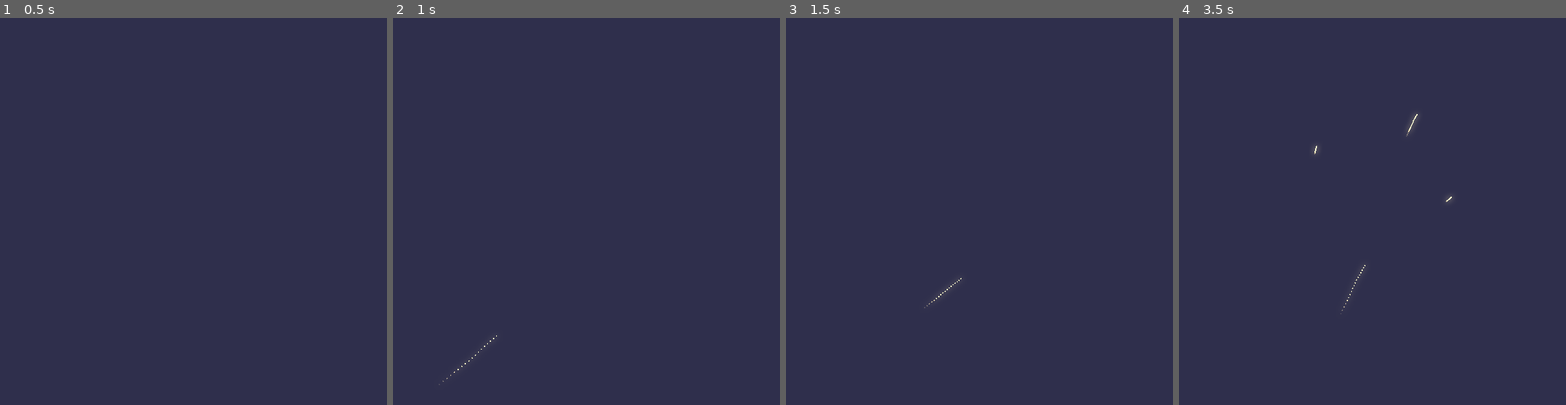
Above: before the commit, frames 1-4 (left to right).
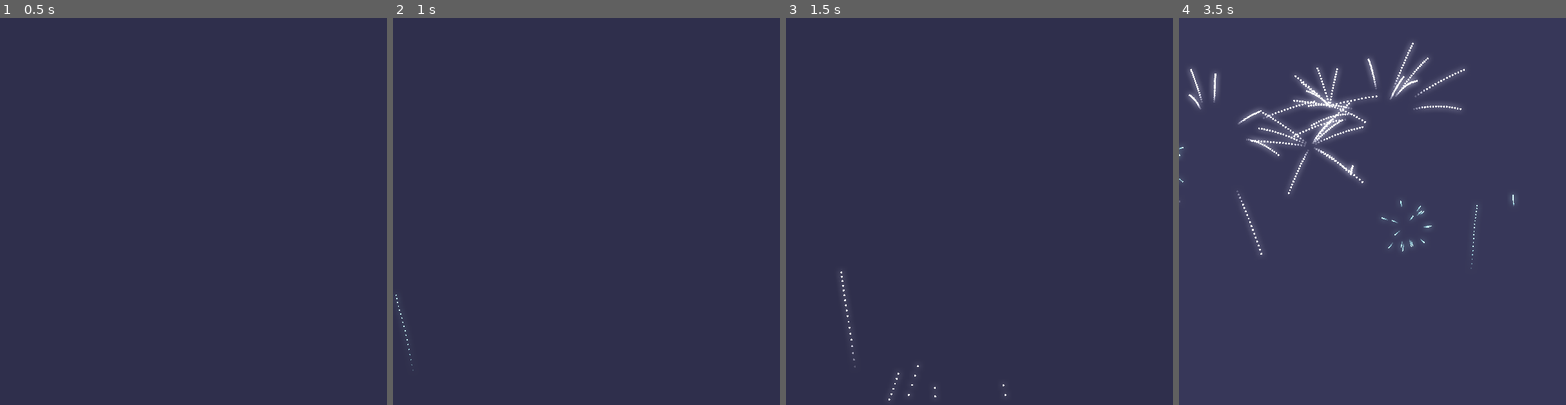
Above: after the commit, the same moments.

Repository: TripleCubes/AnimeSketch2023sSketchtoberDay19th
Game: Godot game, scene res://Scenes/main.tscn
Same seed, same stepped clock (60 frames per second), same inputs: the game is played once before the commit and once after it.
Inputs (mouse positions are in pixels of both pictures, inside the frame that each line leads up to):
- Up to frame 1 (0.5 s): no input
- Up to frame 2 (1 s): tap Enter at 0.5 s; move the mouse to (671, 192) at 0.52 s; click (671, 192) at 0.6 s
- Up to frame 3 (1.5 s): move the mouse to (902, 230) at 1.27 s; tap 2 (KEY_2) at 1.35 s
- Up to frame 4 (3.5 s): click (1295, 230) at 1.55 s; move the mouse to (1411, 126) at 2.02 s; click (1411, 126) at 2.1 s; move the mouse to (1353, 288) at 2.77 s; click (1353, 288) at 2.85 s

Frame 1 is identical in both runs. In frame 2, less than 0.1% of the frame differs, in the area x 0-27%, y 71-95%; in frame 3, less than 0.1%; in frame 4, 5.9%, in the area x 0-88%, y 6-77%.

Commit message:
Add dynamic firework launch

Diff:
--- /dev/null
+++ b/Fireworks/Scripts/Fireworks/dynamic_firework_launch.gd
@@ -0,0 +1,48 @@
+extends Node
+
+var _firework_type_list: = [
+	Firework_0,
+	Firework_1,
+	Firework_2,
+	Firework_3,
+]
+
+var _time_until_next_launch: float = 1
+
+func _process(_delta):
+	_time_until_next_launch -= _delta
+
+	if _time_until_next_launch < 0:
+		_time_until_next_launch = randf_range(3, 5)
+
+		var dice: = randf_range(0, 10)
+		if dice > 4:
+			_launch()
+		else:
+			_launch_mixed()
+
+func _launch() -> void:
+	var firework_type = _firework_type_list[randi_range(0, 3)]
+	for i in randi_range(2, 6):
+		if firework_type == Firework_3 and i > 3:
+			continue
+
+		GF.wait(randf_range(0, 0.5), func():
+			firework_type.create_and_add(0)
+		)
+
+func _launch_mixed() -> void:
+	var firework_3_count: int = 0
+
+	for i in randi_range(2, 5):
+		var firework_type = _firework_type_list[randi_range(0, 3)]
+
+		if firework_type == Firework_3:
+			firework_3_count += 1
+
+		if firework_type == Firework_3 and firework_3_count > 2:
+			continue
+
+		GF.wait(randf_range(0.2, 0.8), func():
+			firework_type.create_and_add(0)
+		)
--- a/Fireworks/Scripts/Fireworks/firework_0.gd
+++ b/Fireworks/Scripts/Fireworks/firework_0.gd
@@ -25,6 +25,9 @@
 	GV.firework_launcher.list.append(firework)
 
 static func _firework_draw(firework: Dictionary) -> void:
+	if GF.out_of_window(firework.pos):
+		return
+
 	var opacity: = float(firework.exist_for_msec - (Time.get_ticks_msec() - firework.created_at_msec)) / 100
 	GV.firework_launcher.draw_circle(firework.actual_pos, firework.radius,
 									Color(firework.color.r, firework.color.g, firework.color.b, opacity))
--- a/Fireworks/Scripts/Fireworks/firework_1.gd
+++ b/Fireworks/Scripts/Fireworks/firework_1.gd
@@ -28,6 +28,9 @@
 	GV.firework_launcher.list.append(firework)
 
 static func _firework_draw(firework: Dictionary) -> void:
+	if GF.out_of_window(firework.pos):
+		return
+
 	if firework.depth == 0 and firework.pos.y < firework.pop_h:
 		return
 
@@ -76,7 +79,7 @@
 		firework.trail_created += 1
 
 static func _pop_firework(firework: Dictionary) -> void:
-	GF.wait(0.5, func():
+	GF.wait(0.4, func():
 		for i in randf_range(14, 20):
 			create_and_add(firework.depth + 1, firework.pos, randf_range(1000, 1500))
 
--- a/Fireworks/Scripts/Fireworks/firework_2.gd
+++ b/Fireworks/Scripts/Fireworks/firework_2.gd
@@ -28,6 +28,9 @@
 	GV.firework_launcher.list.append(firework)
 
 static func _firework_draw(firework: Dictionary) -> void:
+	if GF.out_of_window(firework.pos):
+		return
+
 	if firework.depth == 0 and firework.pos.y < firework.pop_h:
 		return
 
--- a/Fireworks/Scripts/Fireworks/firework_3.gd
+++ b/Fireworks/Scripts/Fireworks/firework_3.gd
@@ -31,6 +31,9 @@
 	GV.firework_launcher.list.append(firework)
 
 static func _firework_draw(firework: Dictionary) -> void:
+	if GF.out_of_window(firework.pos):
+		return
+
 	if firework.depth == 0 and firework.pos.y < firework.pop_h:
 		return
 
--- a/Fireworks/Scripts/Fireworks/trail_0.gd
+++ b/Fireworks/Scripts/Fireworks/trail_0.gd
@@ -13,5 +13,5 @@
 	GV.firework_launcher.draw_circle(trail.pos, trail.radius,
 									Color(trail.color.r, trail.color.g, trail.color.b, opacity))
 
-static func _trail_update(_delta: float, trail: Dictionary) -> void:
+static func _trail_update(_delta: float, _trail: Dictionary) -> void:
 	pass
--- a/Fireworks/Scripts/Singletons/global_consts.gd
+++ b/Fireworks/Scripts/Singletons/global_consts.gd
@@ -7,5 +7,5 @@
 const INTENSITY_MUL: float = 1
 const BLUR_RANGE: float = 10
 
-const MAX_FIREWORK_H: float = 100
-const MIN_FIREWORK_H: float = 300
+const MAX_FIREWORK_H: float = 125
+const MIN_FIREWORK_H: float = 325
--- a/Fireworks/Scripts/Singletons/global_functions.gd
+++ b/Fireworks/Scripts/Singletons/global_functions.gd
@@ -17,7 +17,7 @@
 	return get_global_mouse_position()
 
 func rnd_pos_x() -> Vector2:
-	return Vector2(randf_range(0, Consts.WINDOW_WH.x), Consts.WINDOW_H)
+	return Vector2(randf_range(10, Consts.WINDOW_WH.x - 10), Consts.WINDOW_H)
 
 func rnd_pos() -> Vector2:
 	return Vector2(randf_range(0, Consts.WINDOW_WH.x), randf_range(0, Consts.WINDOW_WH.y))
@@ -25,7 +25,7 @@
 func rnd_dir() -> Vector2:
 	return Vector2(randf_range(-1, 1), randf_range(-1, 1)).normalized()
 
-const RND_DIR_UP_ROTATION_RANGE: float = deg_to_rad(30)
+const RND_DIR_UP_ROTATION_RANGE: float = deg_to_rad(20)
 func rnd_dir_up() -> Vector2:
 	return Vector2(0, -1).rotated(randf_range(-RND_DIR_UP_ROTATION_RANGE, RND_DIR_UP_ROTATION_RANGE))
 
@@ -50,5 +50,12 @@
 		_bkg_glow_modulate = 1
 	GV.bkg.modulate = Color(_bkg_glow_modulate, _bkg_glow_modulate, _bkg_glow_modulate, 1)
 
+
+
+func out_of_window(pos: Vector2) -> bool:
+	return pos.x < -10 or pos.y < -10 or pos.x > Consts.WINDOW_W + 10 or pos.y > Consts.WINDOW_H + 10
+
+
+
 func _process(_delta):
 	_bkg_glow_process(_delta)
--- a/Fireworks/Scripts/main.gd
+++ b/Fireworks/Scripts/main.gd
@@ -10,7 +10,7 @@
 
 func _process(_delta):
 	if Input.is_action_just_pressed("MOUSE_LEFT"):
-		Firework_1.create_and_add(0, GF.mouse_pos())
+		Firework_2.create_and_add(0)
 
 	if Input.is_action_just_pressed("KEY_2"):
 		print(GV.firework_launcher.list.size())
--- a/Fireworks/project.godot
+++ b/Fireworks/project.godot
@@ -20,6 +20,7 @@
 Consts="*res://Scripts/Singletons/global_consts.gd"
 GV="*res://Scripts/Singletons/global_vars.gd"
 GF="*res://Scripts/Singletons/global_functions.gd"
+DynamicFireworkLaunch="*res://Scripts/Fireworks/dynamic_firework_launch.gd"
 
 [display]
 
